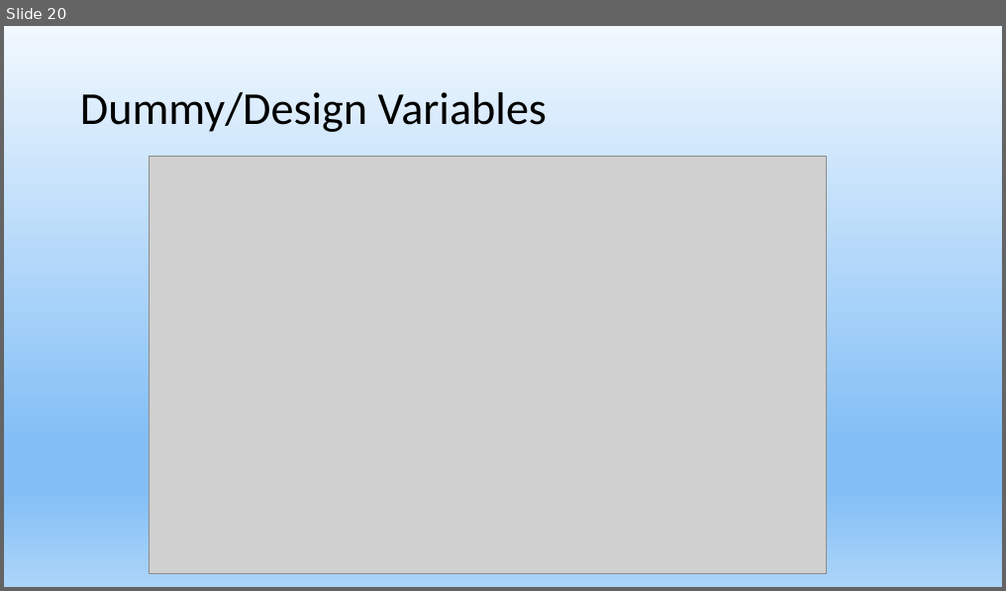
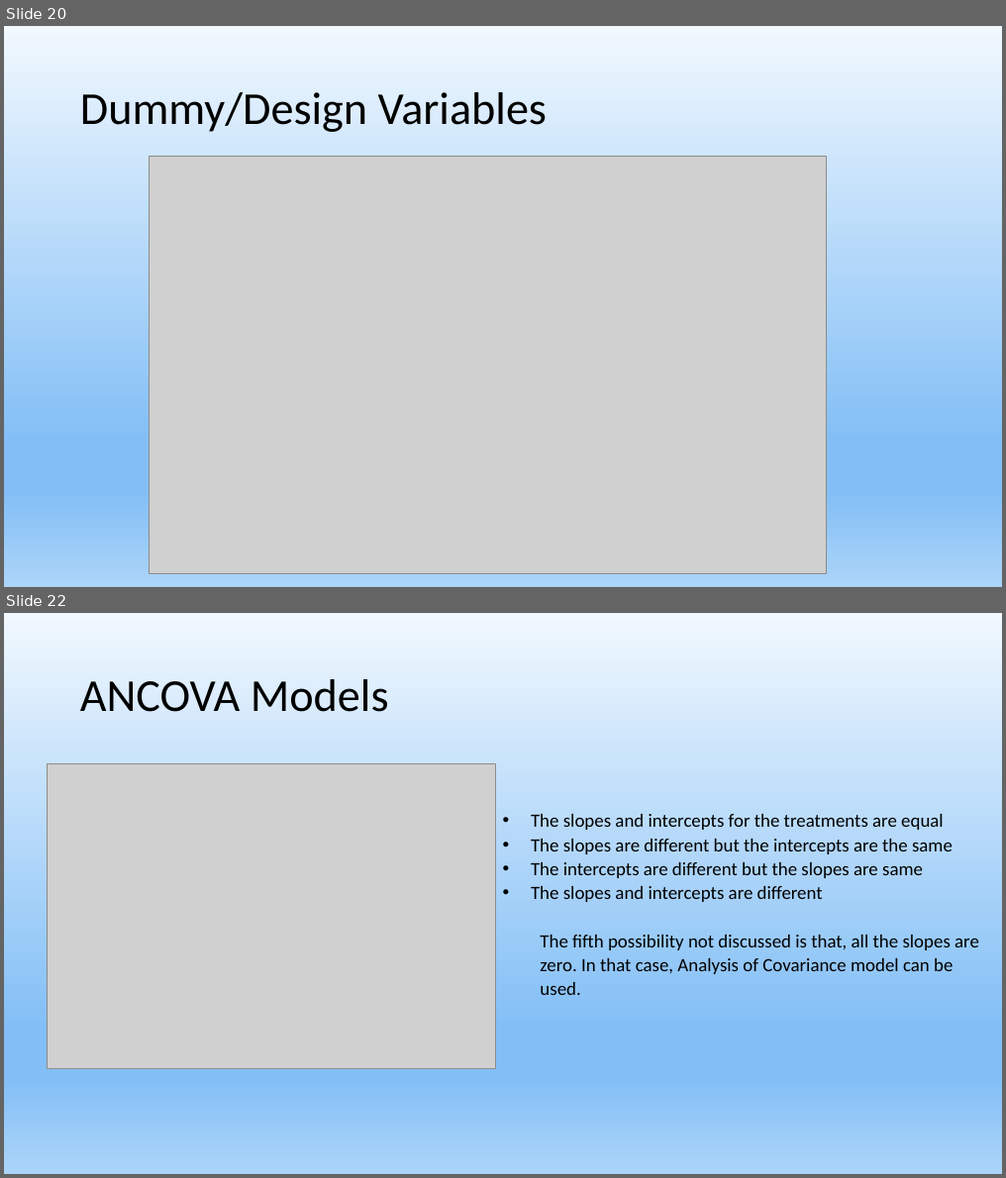
Before and after one commit to urvish-stat/Data-Science-using-SAS-and-Python, a slide deck: Docs/Dummy Variables and ANCOVA Models.pptx. Shown one above the other, each under a label of ours: slide 20 before the commit, slides 20 and 22 after it; the slides between them are not shown. The pictures are 1006x591 and 1006x1178 pixels, drawn with LibreOffice and Linux fonts; fonts in the diff are those of the drawing; grey boxes stand for pictures. Boxes give left, top, right and bottom in pixels: in the first picture for what was removed or moved away, otherwise in the second. Text is boxed around its words. In the diff, an @@ line names an element or a change of style, - is before the commit and + after.

```diff
--- a/Docs/Dummy Variables and ANCOVA Models.pptx
+++ b/Docs/Dummy Variables and ANCOVA Models.pptx
@@ slide 22 added at (x1=4, y1=613, x2=1002, y2=1174), background gradient #F1F8FE to #83BFF6 to #ACD4F9 @@
@@ title added at (x1=80, y1=679, x2=389, y2=712), 44 pt, text #000000 @@
+ANCOVA Models
@@ picture added at (x1=48, y1=764, x2=496, y2=1069) @@
@@ text added at (x1=531, y1=814, x2=979, y2=995), 18 pt, text #000000 @@
+• The slopes and intercepts for the treatments are equal
+• The slopes are different but the intercepts are the same
+• The intercepts are different but the slopes are same
+• The slopes and intercepts are different
+The fifth possibility not discussed is that, all the slopes are zero. In that case, Analysis of Covariance model can be used.
```
Also in this commit, not shown: 14 other slides added, 1 other file.
